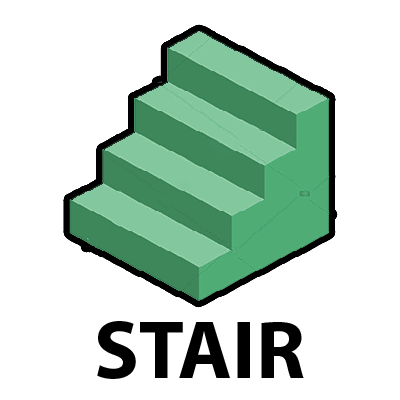
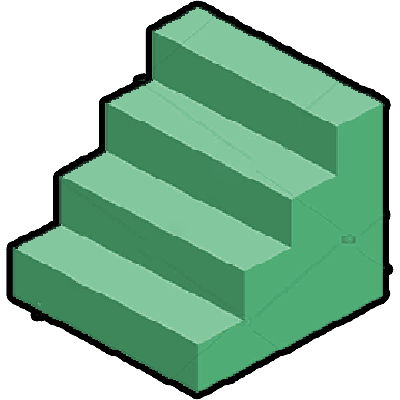
The second 400px x 400px image is a revision of the first. Changes to its layers:
hid "STAIR" over [97, 321, 304, 379]
painted on "depositphotos_141841064-stock-illustration-stairway-3d-icon-isolated-on copy" over [12, 7, 388, 393]
